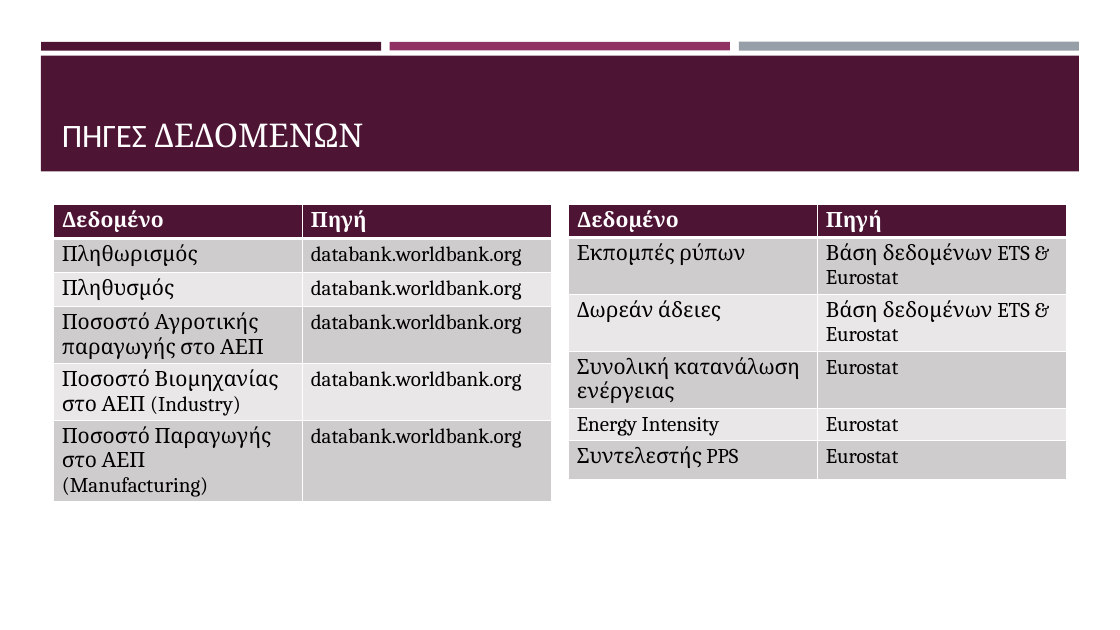
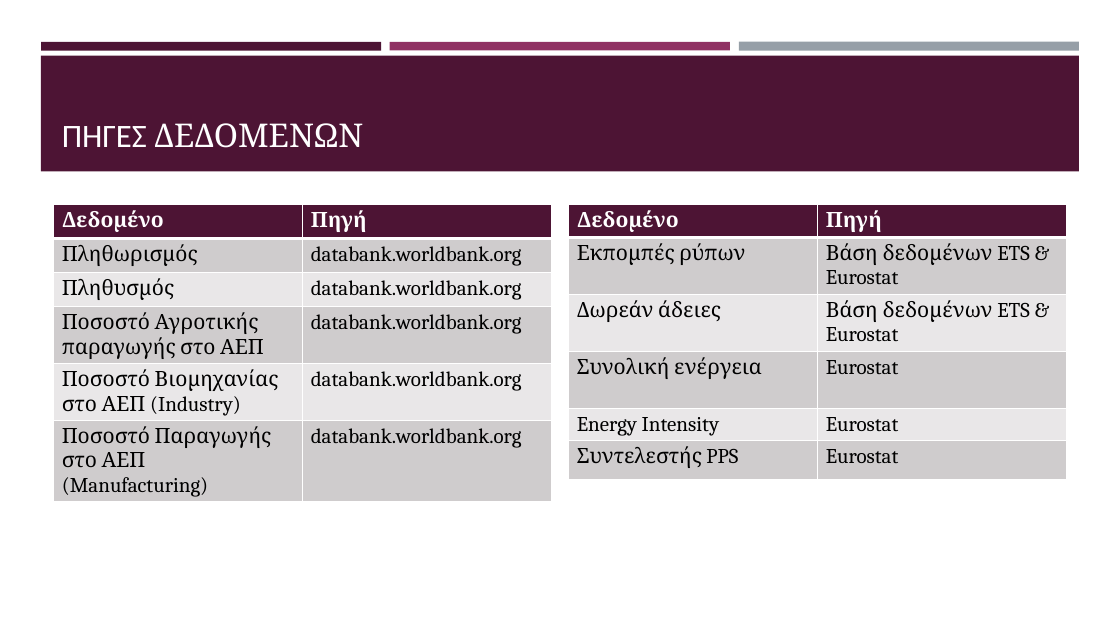
Before and after one commit to kwpap/Diplomatiki_kwpap_step_1, a slide deck: slide 10 of Thesis/Παρουσίαση.pptx. Drawn at 1120x630 pixels with LibreOffice and Linux fonts; fonts in the diff are those of the drawing. Boxes give left, top, right and bottom in pixels: in the first picture for what was removed or moved away, otherwise in the second. Text is boxed around its words. In the diff, an @@ line names an element or a change of style, - is before the commit and + after.

```diff
--- a/Thesis/Παρουσίαση.pptx
+++ b/Thesis/Παρουσίαση.pptx
@@ table at (569, 205, 1068, 487) @@
-row 4, column 1: Συνολική κατανάλωση ενέργειας
+row 4, column 1: Συνολική ενέργεια
```
Also in this commit, not shown: 9 other slides changed.
